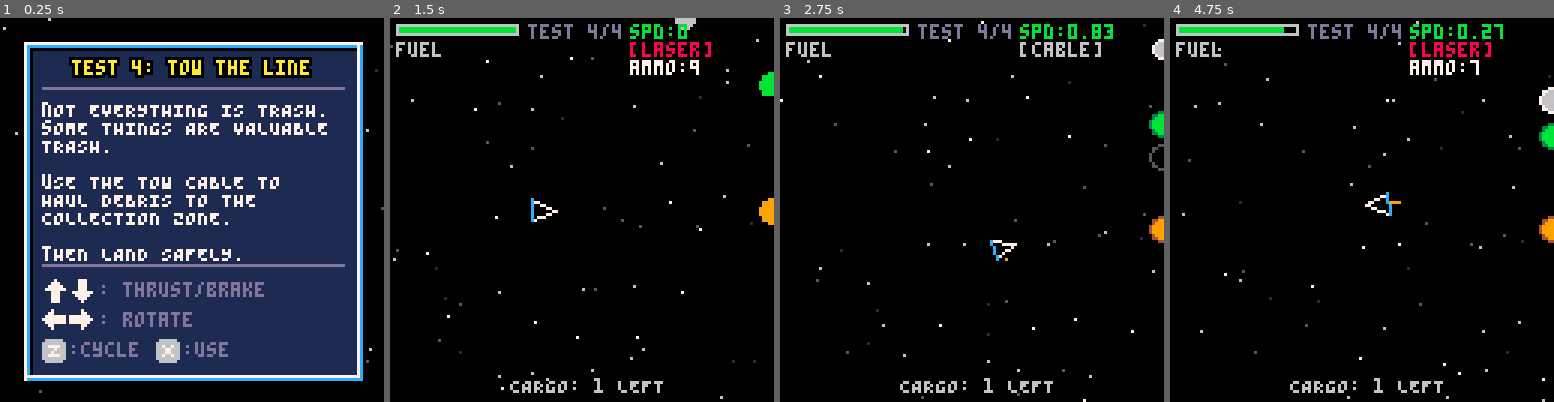
Above: before the commit, frames 1-4 (left to right).
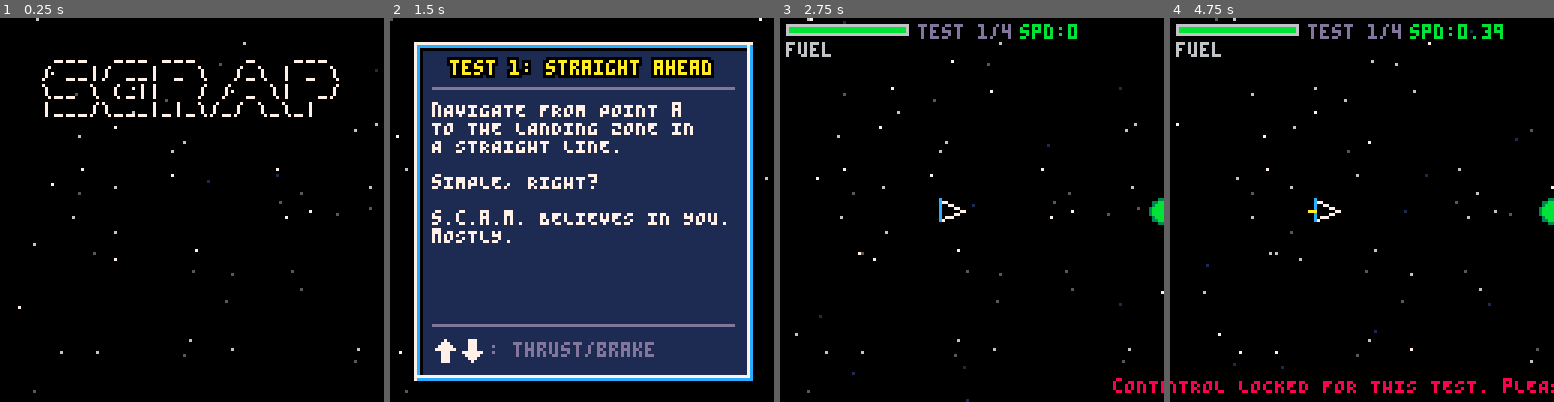
Above: after the commit, the same moments.

Repository: Dhebug/S.C.R.A.P.
Game: PICO-8 cartridge scrap.p8
The game is run twice, just before and just after one commit, with the same random seed, the same clock (stepped at 60 frames per second) and the same inputs.
Inputs:
- Up to frame 1 (0.25 s): no input
- Up to frame 2 (1.5 s): tap X (X key) at 0.33, 1.07 s; tap O (Z key) at 0.7 s
- Up to frame 3 (2.75 s): hold Right 1.6-2.1 s; tap O (Z key) at 1.7, 2.1, 2.5 s; tap X (X key) at 1.85 s; hold Up 2.15-2.42 s; hold Right from 2.47 s (still down)
- Up to frame 4 (4.75 s): tap O (Z key) every 0.4 s from 2.9 to 4.5 s; tap X (X key) at 2.97, 4.08 s; release Right at 3.03 s; hold Left 3.08-3.58 s; hold Down 3.63-3.97 s; hold Right 4.02-4.68 s; hold Up from 4.73 s (still down)

The runs differ from the first frame. In frame 1, 75% of the frame differs, in the area x 0-100%, y 0-98%; in frame 2, 77%, in the area x 0-100%, y 0-100%; in frame 3, 3.0%; in frame 4, 4.2%.

Commit message:
Added some difficulty levels with various parameters.

Diff:
--- a/scrap.p8
+++ b/scrap.p8
@@ -41,6 +41,9 @@
 
 -- controls
 reverse_rot=true -- true=left steers left (ship rotates cw), false=direct
+difficulty=1 -- 0-3
+diff_names={"intern","employee","manager","ceo"}
+menu_sel=0 -- 0=rotation, 1=difficulty
 
 -------------------------------
 -- ship
@@ -71,6 +74,9 @@
  if not ship.alive then return end
 
  local lv=levels[lvl]
+ -- difficulty: 0=intern,1=employee,2=manager,3=ceo
+ local fuel_mults={0.7,1.5,2.5,4}
+ local fuel_mult=fuel_mults[difficulty+1]
  local pwr=0.06
  local rpwr=0.02
  local bpwr=0.03
@@ -85,7 +91,7 @@
  if btn(2) and lv.has_fwd and ship.fuel>0 then
   ship.dx+=cos(ship.ang)*pwr
   ship.dy+=sin(ship.ang)*pwr
-  ship.fuel-=0.15
+  ship.fuel-=0.15*fuel_mult
   ship.thrust_f=1
  end
 
@@ -93,7 +99,7 @@
  if btn(3) and lv.has_fwd and ship.fuel>0 then
   ship.dx-=cos(ship.ang)*bpwr
   ship.dy-=sin(ship.ang)*bpwr
-  ship.fuel-=0.1
+  ship.fuel-=0.1*fuel_mult
   ship.thrust_b=1
  end
 
@@ -101,12 +107,12 @@
  local rdir=reverse_rot and 1 or -1
  if btn(0) and lv.has_rot and ship.fuel>0 then
   ship.ang+=rpwr*rdir
-  ship.fuel-=0.05
+  ship.fuel-=0.05*fuel_mult
   if reverse_rot then ship.thrust_r=1 else ship.thrust_l=1 end
  end
  if btn(1) and lv.has_rot and ship.fuel>0 then
   ship.ang-=rpwr*rdir
-  ship.fuel-=0.05
+  ship.fuel-=0.05*fuel_mult
   if reverse_rot then ship.thrust_l=1 else ship.thrust_r=1 end
  end
 
@@ -797,6 +803,8 @@
 -- game state management
 -------------------------------
 intro_timer=0
+intro_cycle=0
+intro_show_scores=false
 brief_timer=0
 success_timer=0
 fail_timer=0
@@ -806,6 +814,7 @@
 hi_names={}
 hi_scores={}
 hi_levels={}
+hi_diffs={}
 name_chars={1,1,1} -- a=1
 name_pos=1
 
@@ -813,16 +822,19 @@
  hi_names={}
  hi_scores={}
  hi_levels={}
+ hi_diffs={}
  for i=0,4 do
-  local c1=dget(i*5)
-  local c2=dget(i*5+1)
-  local c3=dget(i*5+2)
-  local sc=dget(i*5+3)
-  local lv=dget(i*5+4)
+  local c1=dget(i*6)
+  local c2=dget(i*6+1)
+  local c3=dget(i*6+2)
+  local sc=dget(i*6+3)
+  local lv=dget(i*6+4)
+  local df=dget(i*6+5)
   if sc>0 then
    add(hi_names,chr(64+c1)..chr(64+c2)..chr(64+c3))
    add(hi_scores,sc)
    add(hi_levels,lv)
+   add(hi_diffs,df)
   end
  end
 end
@@ -830,11 +842,12 @@
 function save_scores()
  for i=1,min(#hi_names,5) do
   local n=hi_names[i]
-  dset((i-1)*5,ord(n,1)-64)
-  dset((i-1)*5+1,ord(n,2)-64)
-  dset((i-1)*5+2,ord(n,3)-64)
-  dset((i-1)*5+3,hi_scores[i])
-  dset((i-1)*5+4,hi_levels[i])
+  dset((i-1)*6,ord(n,1)-64)
+  dset((i-1)*6+1,ord(n,2)-64)
+  dset((i-1)*6+2,ord(n,3)-64)
+  dset((i-1)*6+3,hi_scores[i])
+  dset((i-1)*6+4,hi_levels[i])
+  dset((i-1)*6+5,hi_diffs[i])
  end
 end
 
@@ -850,27 +863,33 @@
  local nn={}
  local ns={}
  local nl={}
+ local nd={}
  for i=1,pos-1 do
   add(nn,hi_names[i])
   add(ns,hi_scores[i])
   add(nl,hi_levels[i])
+  add(nd,hi_diffs[i])
  end
  add(nn,name)
  add(ns,sc)
  add(nl,lv)
+ add(nd,difficulty)
  for i=pos,#hi_names do
   add(nn,hi_names[i])
   add(ns,hi_scores[i])
   add(nl,hi_levels[i])
+  add(nd,hi_diffs[i])
  end
  hi_names=nn
  hi_scores=ns
  hi_levels=nl
+ hi_diffs=nd
  -- cap at 5
  while #hi_names>5 do
   hi_names[#hi_names]=nil
   hi_scores[#hi_scores]=nil
   hi_levels[#hi_levels]=nil
+  hi_diffs[#hi_diffs]=nil
  end
  save_scores()
 end
@@ -884,6 +903,7 @@
  land_timer=0
  fail_timer=0
  warn_scroll=-1
+ warn_text=""
  cam_ox=0
  cam_oy=0
  cam_x=ship.x-64
@@ -892,8 +912,10 @@
 end
 
 function calc_score()
- -- score based on fuel remaining and level
- return flr(ship.fuel*10+lvl*50)
+ -- score based on fuel remaining, level, and difficulty
+ local diff_mult={1,2,4,8}
+ local base=ship.fuel*10+lvl*50
+ return flr(base*diff_mult[difficulty+1])
 end
 
 -------------------------------
@@ -901,14 +923,19 @@
 -------------------------------
 function _init()
  cartdata("scrap_scam_2126")
+ --cheat: uncomment to clear all save data
+ --for i=0,63 do dset(i,0) end
  init_stars()
  load_scores()
  reverse_rot=dget(30)!=1 -- default true unless explicitly set to 1 (direct)
+ difficulty=flr(dget(31))%4
  star_dir=reverse_rot and 0 or 1
  state=st_intro
  intro_timer=0
+ intro_cycle=0
+ intro_show_scores=false
  --cheat: uncomment to skip to a level
- state=st_brief lvl=4
+ --state=st_brief lvl=4
 end
 
 prev_state=-1
@@ -967,18 +994,48 @@
 
 function update_intro()
  if intro_timer<200 then intro_timer+=1 end
+ if intro_timer>=200 then
+  intro_cycle+=1
+  if intro_cycle>=300 and #hi_names>0 then
+   intro_show_scores=not intro_show_scores
+   intro_cycle=0
+  end
+ end
  scroll_pos+=0.8
  if scroll_pos>30000 then scroll_pos=0 end
  update_stars()
- -- toggle rotation mode with left/right
- if intro_timer>60 and (btnp(0) or btnp(1)) then
-  reverse_rot=not reverse_rot
-  star_dir=reverse_rot and 0 or 1
-  dset(30,reverse_rot and 0 or 1)
-  sfx(3)
- end
- -- start game with up/down/o/x
- if intro_timer>60 and (btnp(2) or btnp(3) or btnp(4) or btnp(5)) then
+ if intro_timer>60 then
+  -- any input resets cycle timer and shows menu
+  if any_btnp() then
+   intro_cycle=0
+   if intro_show_scores then
+    intro_show_scores=false
+   end
+  end
+  -- menu navigation
+  if not intro_show_scores and btnp(2) then
+   menu_sel=max(0,menu_sel-1)
+   sfx(3)
+  end
+  if not intro_show_scores and btnp(3) then
+   menu_sel=min(1,menu_sel+1)
+   sfx(3)
+  end
+  -- change selected option
+  if not intro_show_scores and (btnp(0) or btnp(1)) then
+   if menu_sel==0 then
+    reverse_rot=not reverse_rot
+    star_dir=reverse_rot and 0 or 1
+    dset(30,reverse_rot and 0 or 1)
+   elseif menu_sel==1 then
+    difficulty=(difficulty+1)%4
+    dset(31,difficulty)
+   end
+   sfx(3)
+  end
+ end
+ -- start game
+ if intro_timer>60 and (btnp(4) or btnp(5)) then
   sfx(7)
   lvl=1
   total_score=0
@@ -1000,20 +1057,23 @@
  print("\\__ \\ (_||   / / _ \\|  _/",c)
  print("|___/\\___|_|_\\/_/ \\_\\_|",c)
 
- -- cycle between title info and highscores
- local show_scores=intro_timer>200 and flr(frame/300)%2==1 and #hi_names>0
-
- if show_scores then
+ if intro_show_scores then
   -- show highscores
-  print("NAME  SCORE  LEVEL",24,38,6)
-  line(20,45,108,45,5)
+  local dlet={"i","e","m","c"}
+  print("name",24,48,6)
+  print("score",48,48,6)
+  print("lv",80,48,6)
+  print("df",100,48,6)
+  line(20,55,108,55,5)
   for i=1,min(#hi_names,5) do
-   local y=48+(i-1)*10
+   local y=58+(i-1)*10
    local c=7
    if i==1 then c=10 end
-   print(hi_names[i],28,y,c)
-   print(tostr(hi_scores[i]),56,y,c)
-   print(tostr(hi_levels[i]).."/"..max_lvl,92,y,c)
+   print(hi_names[i],24,y,c)
+   print(tostr(hi_scores[i]),48,y,c)
+   print(tostr(hi_levels[i]).."/"..max_lvl,76,y,c)
+   local di=flr(hi_diffs[i])%4+1
+   print(dlet[di],100,y,c)
   end
  else
   if intro_timer>80 then
@@ -1025,14 +1085,29 @@
   end
  end
 
- if intro_timer>60 then
-  local mode=reverse_rot and "steering" or "direct"
-  spr(2,22,73)
-  spr(3,31,73)
-  print("rotation: "..mode,41,74,6)
-  if flr(frame/15)%2==0 then
-   coprint("engage controls",98,11,0)
-  end
+ if intro_timer>60 and not intro_show_scores then
+  cprint("sETTINGS:",68,6)
+  -- rotation option
+  local rc=menu_sel==0 and 7 or 5
+  local rtxt="rotation: "..(reverse_rot and "steering" or "direct")
+  local rx=64-#rtxt*2
+  print(rtxt,rx,79,rc)
+  if menu_sel==0 then
+   spr(2,rx-10,78)
+   spr(3,rx+#rtxt*4+2,78)
+  end
+  -- difficulty option
+  local dc=menu_sel==1 and 7 or 5
+  local dtxt="difficulty: "..diff_names[difficulty+1]
+  local ddx=64-#dtxt*2
+  print(dtxt,ddx,89,dc)
+  if menu_sel==1 then
+   spr(2,ddx-10,88)
+   spr(3,ddx+#dtxt*4+2,88)
+  end
+ end
+ if intro_timer>60 and flr(frame/30)%2==0 then
+  coprint("engage controls",114,11,0)
  end
 
  -- scrolling legal ticker
@@ -1095,7 +1170,7 @@
   print(":use",61,cy+1,13)
  end
 
- if brief_timer>30 and flr(frame/15)%2==0 then
+ if brief_timer>30 and flr(frame/30)%2==0 then
   coprint("engage controls",122,11,0)
  end
 end
@@ -1274,7 +1349,7 @@
  print("SCORE: +"..score,38,56,7)
  print("TOTAL: "..total_score,38,64,13)
 
- if success_timer>60 and flr(frame/15)%2==0 then
+ if success_timer>60 and flr(frame/30)%2==0 then
   coprint("engage controls",72,11,0)
  end
 end
@@ -1327,28 +1402,34 @@
 -- name input state
 -------------------------------
 function update_namein()
- if btnp(2) then
-  name_chars[name_pos]+=1
-  if name_chars[name_pos]>26 then
-   name_chars[name_pos]=1
-  end
- end
- if btnp(3) then
-  name_chars[name_pos]-=1
-  if name_chars[name_pos]<1 then
-   name_chars[name_pos]=26
-  end
- end
- if btnp(1) then
-  name_pos=min(3,name_pos+1)
+ if name_pos<=3 then
+  if btnp(2) then
+   name_chars[name_pos]+=1
+   if name_chars[name_pos]>26 then
+    name_chars[name_pos]=1
+   end
+  end
+  if btnp(3) then
+   name_chars[name_pos]-=1
+   if name_chars[name_pos]<1 then
+    name_chars[name_pos]=26
+   end
+  end
+ end
+ if btnp(1) or ((btnp(4) or btnp(5)) and name_pos<=3) then
+  name_pos=min(4,name_pos+1)
+  sfx(7)
  end
  if btnp(0) then
   name_pos=max(1,name_pos-1)
- end
- if btnp(4) or btnp(5) then
+  sfx(7)
+ end
+ if (btnp(4) or btnp(5)) and name_pos==4 then
   local n=chr(64+name_chars[1])..chr(64+name_chars[2])..chr(64+name_chars[3])
   insert_score(n,total_score,lvl)
+  sfx(7)
   state=st_scores
+  scores_timer=0
  end
 end
 
@@ -1371,10 +1452,16 @@
   local c=13
   if i==name_pos then c=11 end
   local ch=chr(64+name_chars[i])
-  print(ch,48+(i-1)*12,86,c)
+  print(ch,44+(i-1)*12,86,c)
   if i==name_pos and flr(frame/8)%2==0 then
-   line(48+(i-1)*12,93,48+(i-1)*12+4,93,c)
-  end
+   line(44+(i-1)*12,93,44+(i-1)*12+4,93,c)
+  end
+ end
+ -- ok button
+ local okc=name_pos==4 and 11 or 13
+ print("ok",80,86,okc)
+ if name_pos==4 and flr(frame/8)%2==0 then
+  line(80,93,88,93,okc)
  end
 end
 
@@ -1382,10 +1469,13 @@
 -- highscore state
 -------------------------------
 function update_scores()
- if any_btnp() then
+ scores_timer+=1
+ if scores_timer>30 and any_btnp() then
   sfx(7)
   state=st_intro
   intro_timer=0
+ intro_cycle=0
+ intro_show_scores=false
  end
 end
 
@@ -1396,23 +1486,29 @@
  coprint("hall of fame",24,13,0)
  line(20,32,108,32,13)
 
- print("NAME  SCORE  LEVEL",24,38,6)
+ local dlet={"i","e","m","c"}
+ print("name",24,38,6)
+ print("score",48,38,6)
+ print("lv",80,38,6)
+ print("df",100,38,6)
  line(20,45,108,45,5)
 
  for i=1,min(#hi_names,5) do
   local y=48+(i-1)*12
   local c=7
   if i==1 then c=10 end
-  print(hi_names[i],28,y,c)
-  print(tostr(hi_scores[i]),56,y,c)
-  print(tostr(hi_levels[i]).."/"..max_lvl,92,y,c)
+  print(hi_names[i],24,y,c)
+  print(tostr(hi_scores[i]),48,y,c)
+  print(tostr(hi_levels[i]).."/"..max_lvl,76,y,c)
+  local di=flr(hi_diffs[i])%4+1
+  print(dlet[di],104,y,c)
  end
 
  if #hi_names==0 then
   print("NO RECORDS YET",30,60,5)
  end
 
- if flr(frame/15)%2==0 then
+ if flr(frame/30)%2==0 then
   coprint("engage controls",110,11,0)
  end
 end
Not shown, changed: readme.md
